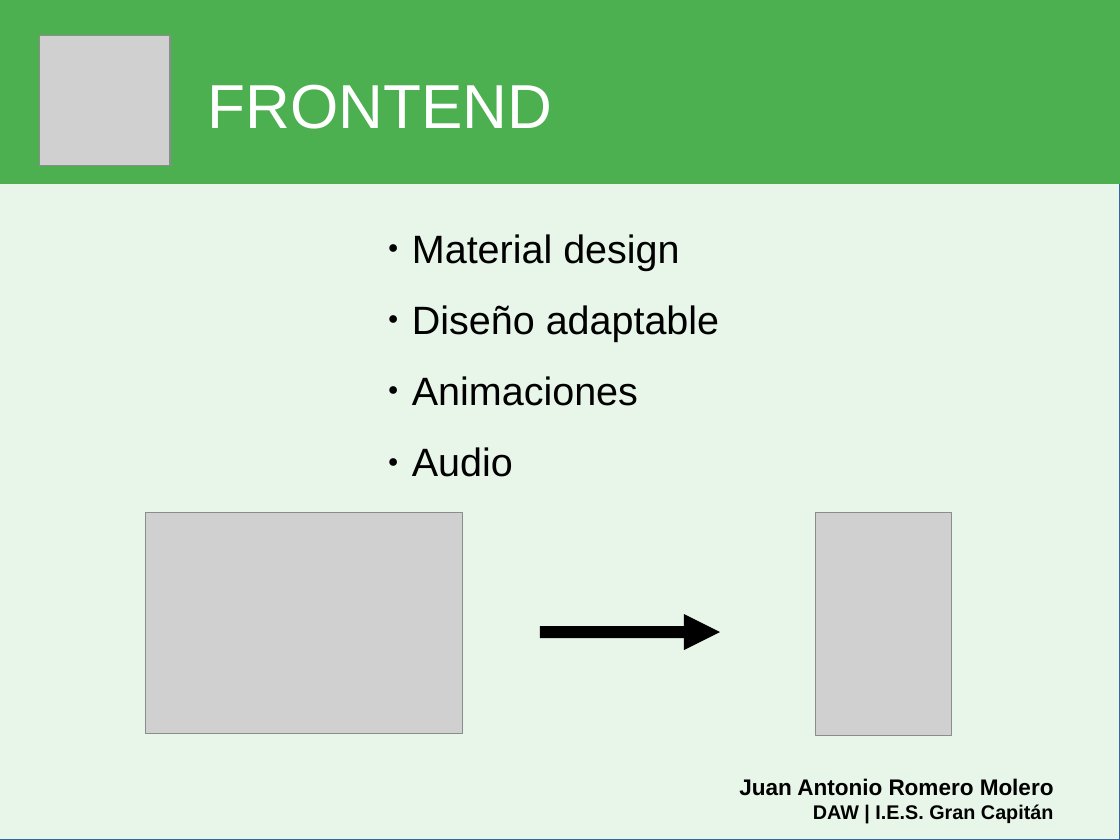
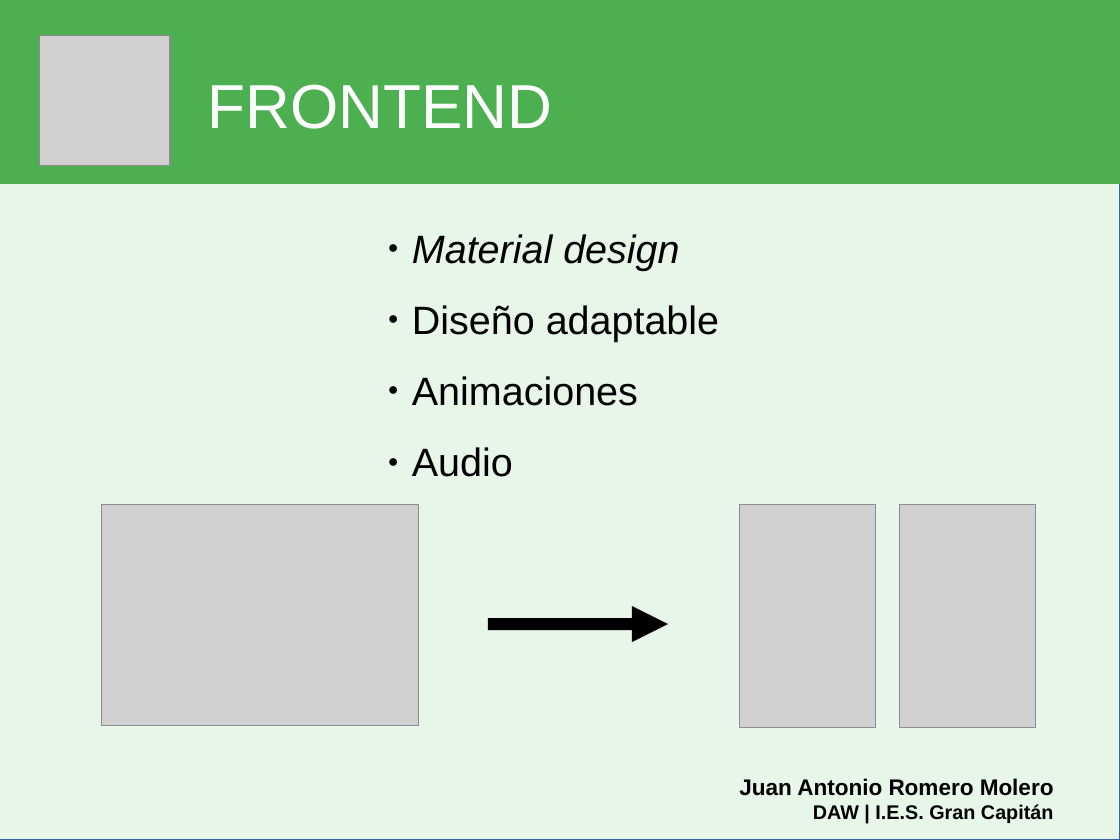
Before and after one commit to DptoInformaticaIESGranCapitan/JaRomero95-brisca-online, a slide deck: slide 10 of ppt/ppt.odp. Drawn at 1120x840 pixels with LibreOffice and Linux fonts; fonts in the diff are those of the drawing; grey boxes stand for pictures. Boxes give left, top, right and bottom in pixels: in the first picture for what was removed or moved away, otherwise in the second. Text is boxed around its words. In the diff, an @@ line names an element or a change of style, - is before the commit and + after.

```diff
--- a/ppt/ppt.odp
+++ b/ppt/ppt.odp
@@ subtitle at <box>412,234,679,270</box>: italic on in "Material design" @@
@@ picture: place and size @@
-picture at <box>145,512,462,734</box>
+picture at <box>102,504,419,726</box>
@@ picture: place and size @@
-picture at <box>816,512,952,736</box>
+picture at <box>740,504,876,728</box>
@@ picture added at <box>900,504,1037,728</box> @@
@@ arrow moved from (540, 632) - (721, 632) to (488, 624) - (668, 624) @@
```
Also in this commit, not shown: 3 other slides changed, 2 slides added.
